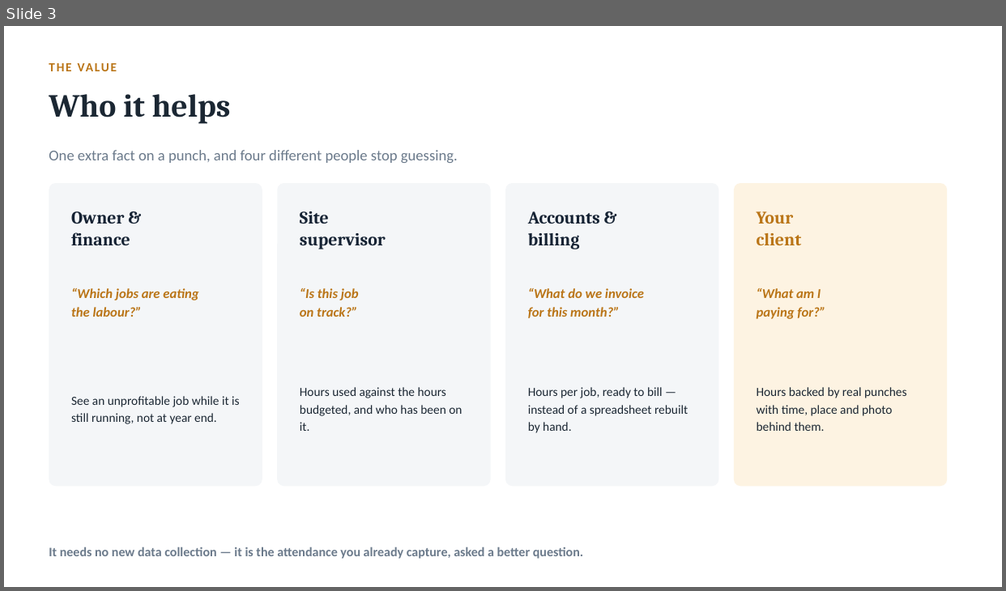
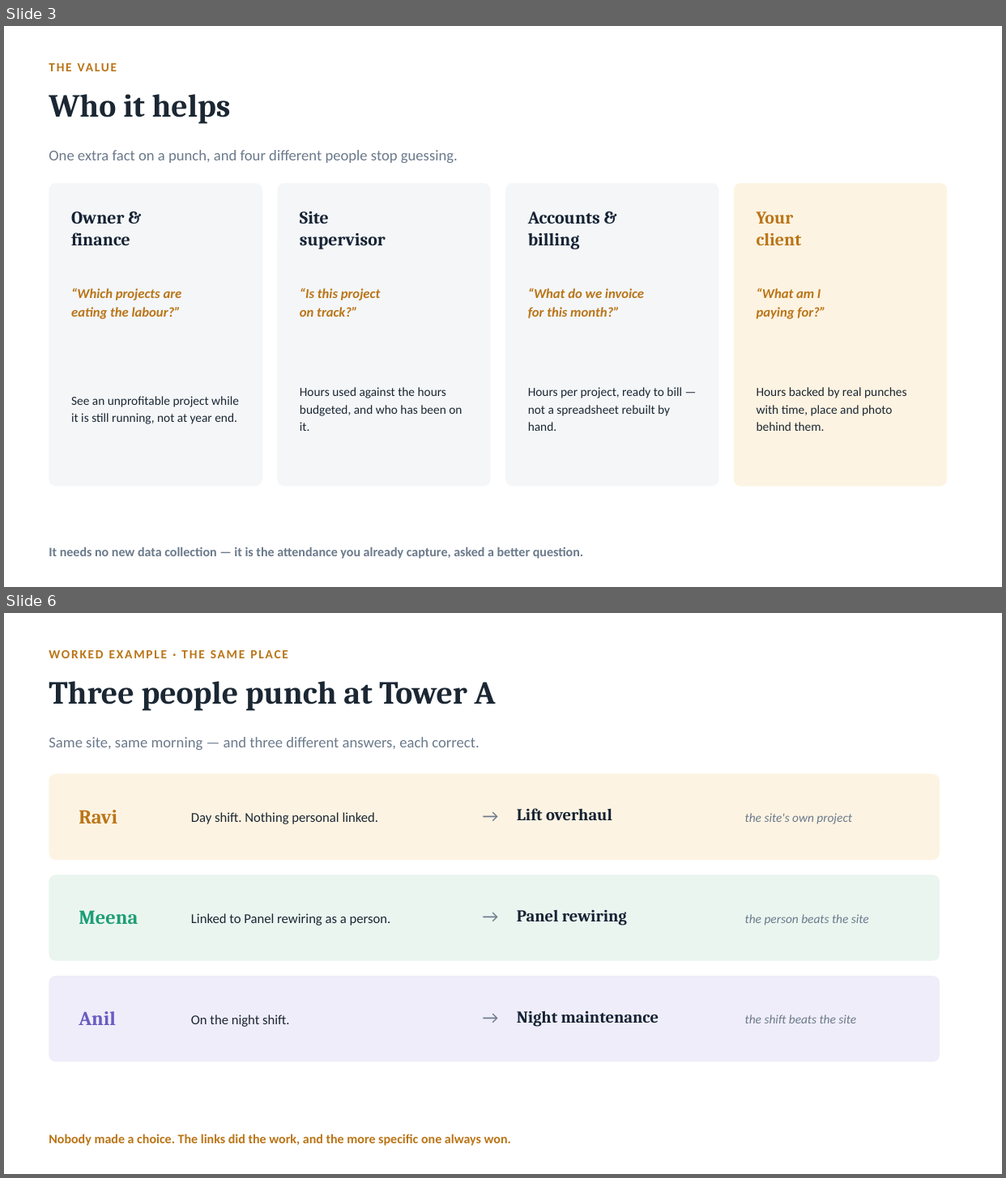
Before and after one commit to iammuniraa-wq/bpmsquare-app, a slide deck: docs/BPMSquare_WFM_Project_Costing.pptx. Shown one above the other, each under a label of ours: slide 3 before the commit, slides 3 and 6 after it; the slides between them are not shown. The pictures are 1006x591 and 1006x1178 pixels, drawn with LibreOffice and Linux fonts; fonts in the diff are those of the drawing. Boxes give left, top, right and bottom in pixels: in the first picture for what was removed or moved away, otherwise in the second. Text is boxed around its words. In the diff, an @@ line names an element or a change of style, - is before the commit and + after.

```diff
--- a/docs/BPMSquare_WFM_Project_Costing.pptx
+++ b/docs/BPMSquare_WFM_Project_Costing.pptx
@@ slide 6 added at box(4, 613, 1002, 1174), background #FFFFFF @@
@@ text added at box(49, 650, 288, 658), 12 pt, text #BA7517, bold @@
+WORKED EXAMPLE · THE SAME PLACE
@@ text added at box(49, 681, 496, 711), 31 pt, text #1B2733, bold @@
+Three people punch at Tower A
@@ text added at box(49, 737, 479, 750), 14.5 pt, text #6B7A8B @@
+Same site, same morning — and three different answers, each correct.
@@ rounded rectangle added at box(49, 774, 940, 860), fill #FDF3E2 @@
@@ text added at box(475, 800, 505, 830), 17 pt, text #6B7A8B @@
+→
@@ text added at box(79, 810, 117, 824), 19 pt, text #BA7517, bold @@
+Ravi
@@ text added at box(191, 812, 379, 824), 13 pt, text #1B2733 @@
+Day shift. Nothing personal linked.
@@ text added at box(517, 808, 612, 820), 16 pt, text #152233, bold @@
+Lift overhaul
@@ text added at box(745, 813, 852, 824), 12 pt, text #6B7A8B, italic @@
+the site's own project
@@ rounded rectangle added at box(49, 875, 940, 961), fill #EAF5F0 @@
@@ text added at box(475, 901, 505, 931), 17 pt, text #6B7A8B @@
+→
@@ text added at box(79, 910, 138, 924), 19 pt, text #1D9E75, bold @@
+Meena
@@ text added at box(191, 914, 391, 926), 13 pt, text #1B2733 @@
+Linked to Panel rewiring as a person.
@@ text added at box(517, 910, 627, 926), 16 pt, text #152233, bold @@
+Panel rewiring
@@ text added at box(745, 914, 869, 926), 12 pt, text #6B7A8B, italic @@
+the person beats the site
@@ rounded rectangle added at box(49, 976, 940, 1063), fill #EFEDF9 @@
@@ text added at box(79, 1012, 116, 1025), 19 pt, text #6A5BC2, bold @@
+Anil
@@ text added at box(191, 1015, 290, 1027), 13 pt, text #1B2733 @@
+On the night shift.
@@ text added at box(475, 1003, 505, 1033), 17 pt, text #6B7A8B @@
+→
@@ text added at box(517, 1011, 658, 1027), 16 pt, text #152233, bold @@
+Night maintenance
@@ text added at box(745, 1015, 856, 1024), 12 pt, text #6B7A8B, italic @@
+the shift beats the site
@@ text added at box(49, 1134, 511, 1146), 12.5 pt, text #BA7517, bold @@
+Nobody made a choice. The links did the work, and the more specific one always won.
@@ slide 3 changed as well @@
@@ text at box(71, 288, 182, 319): text changed @@
-“Which jobs are eating
-the labour?”
+“Which projects are
+eating the labour?”
@@ text at box(300, 288, 380, 301): text changed @@
-“Is this job
+“Is this project
@@ text at box(528, 387, 682, 431): text changed @@
-Hours per job, ready to bill — instead of a spreadsheet rebuilt by hand.
+Hours per project, ready to bill — not a spreadsheet rebuilt by hand.
@@ text at box(71, 396, 239, 425): text changed @@
-See an unprofitable job while it is still running, not at year end.
+See an unprofitable project while it is still running, not at year end.
```
Also in this commit, not shown: 10 other slides changed, 2 other slides added, 2 slides removed.
